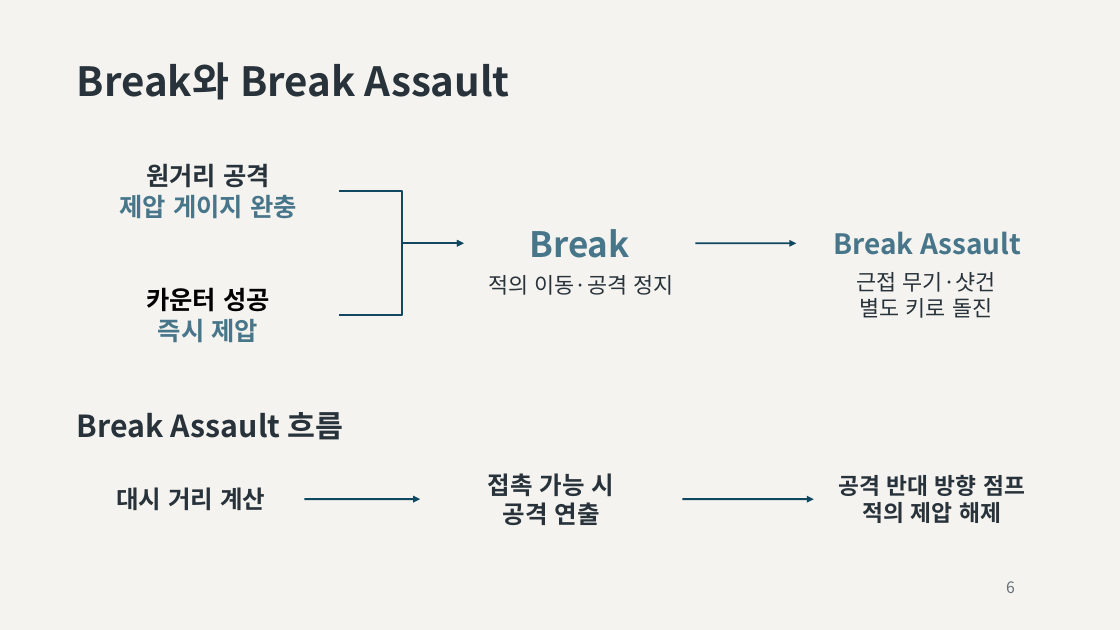
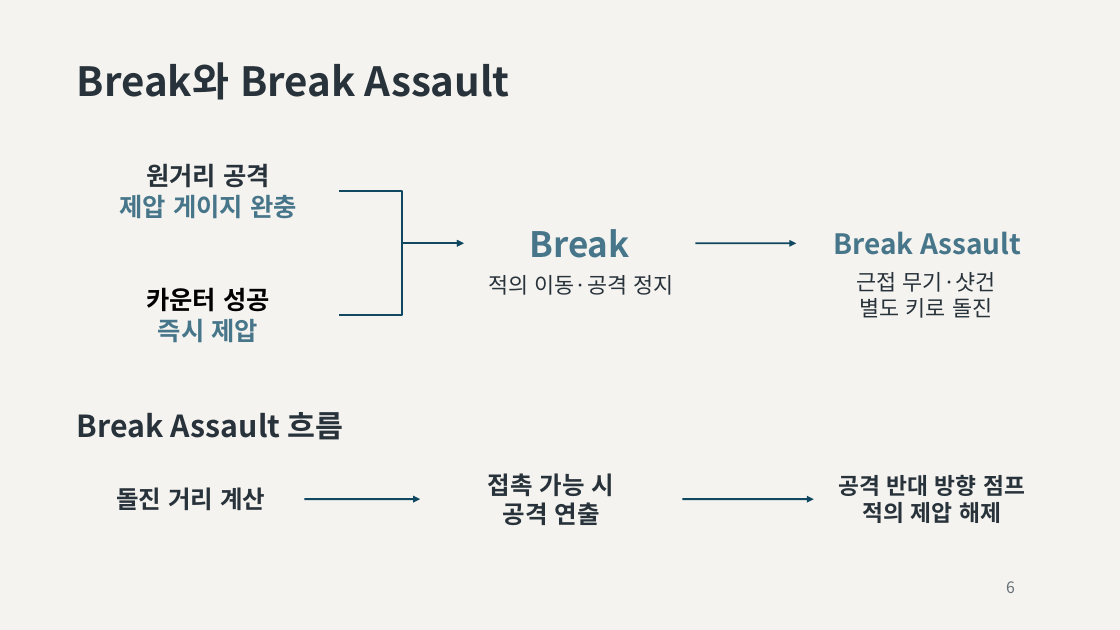
Before and after one commit to rachimel/FerrialDrive, a slide deck: slide 7 of docs/presentation/발표자료.pptx. Drawn at 1120x630 pixels with LibreOffice and Linux fonts; fonts in the diff are those of the drawing. Boxes give left, top, right and bottom in pixels: in the first picture for what was removed or moved away, otherwise in the second. Text is boxed around its words. In the diff, an @@ line names an element or a change of style, - is before the commit and + after.

```diff
--- a/docs/presentation/발표자료.pptx
+++ b/docs/presentation/발표자료.pptx
@@ text at [116,487,265,511]: text changed @@
-대시 거리 계산
+돌진 거리 계산
```
Also in this commit, not shown: 1 other slide changed, 41 other files.
